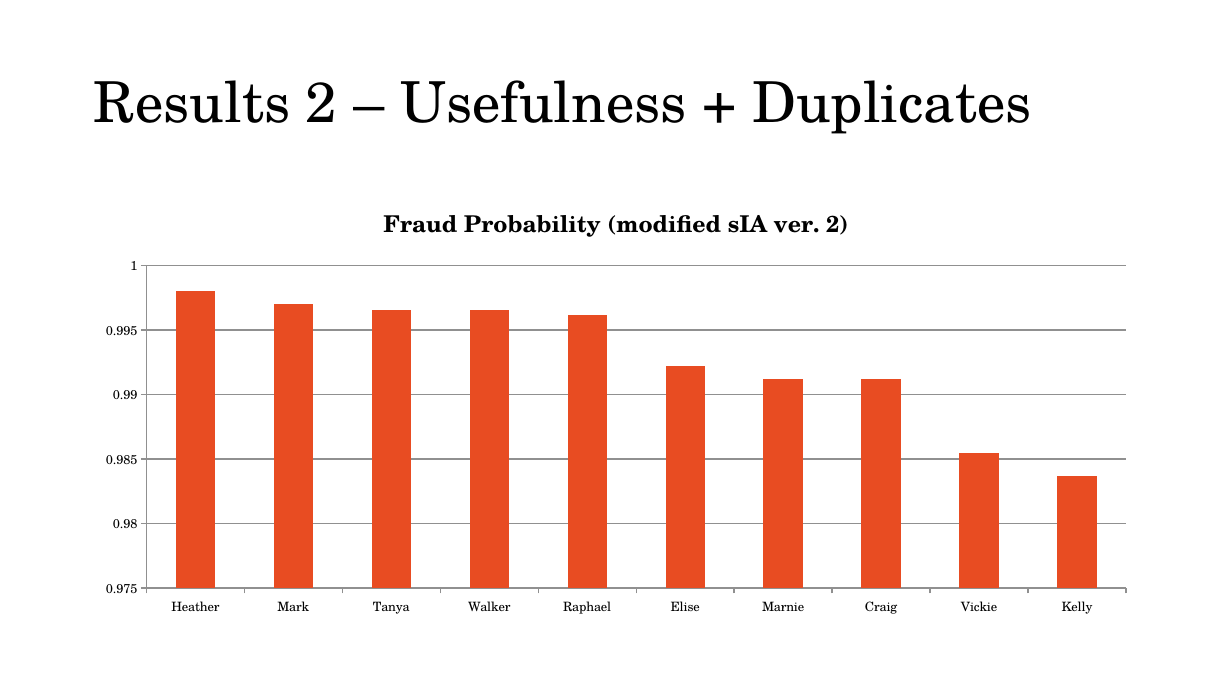
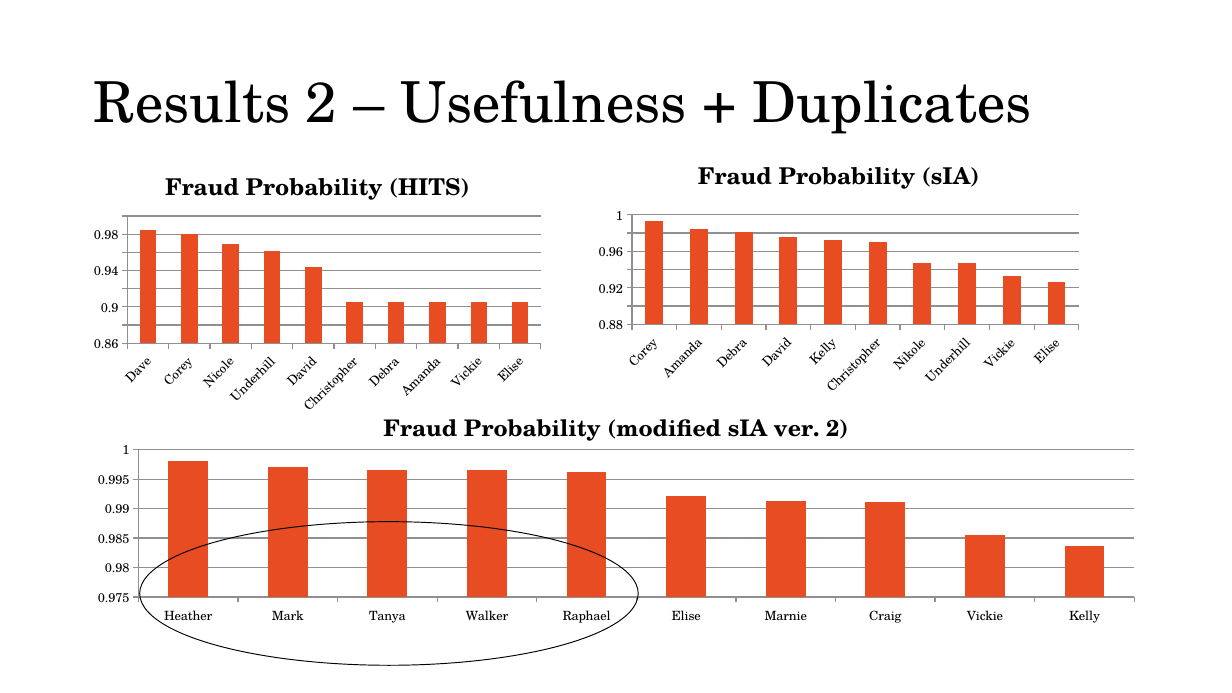
Before and after one commit to rkumar2468/Mining, a slide deck: slide 12 of Documents/Presentation/Course591-Final-Presentation.pptx (slide 14 before the commit). Drawn at 1232x693 pixels with LibreOffice and Linux fonts; fonts in the diff are those of the drawing. Boxes give left, top, right and bottom in pixels: in the first picture for what was removed or moved away, otherwise in the second. Text is boxed around its words. In the diff, an @@ line names an element or a change of style, - is before the commit and + after.

Commit message:
updated the presentation

```diff
--- a/Documents/Presentation/Course591-Final-Presentation.pptx
+++ b/Documents/Presentation/Course591-Final-Presentation.pptx
@@ column chart added at (x1=589, y1=140, x2=1090, y2=401) @@
+title "Fraud Probability (sIA)"
+categories: Corey, Amanda, Debra, David, Kelly, Christopher, Nikole, Underhill, Vickie, Elise
+Fraud Probability (sIA): 0.99, 0.98, 0.98, 0.98, 0.97, 0.97, 0.95, 0.95, 0.93, 0.93
@@ column chart added at (x1=85, y1=151, x2=551, y2=420) @@
+title "Fraud Probability (HITS)"
+categories: Dave, Corey, Nicole, Underhill, David, Christopher, Debra, Amanda, Vickie, Elise
+Fraud Probability (HITS): 0.98, 0.98, 0.97, 0.96, 0.94, 0.91, 0.91, 0.91, 0.91, 0.91
@@ column chart at (x1=85, y1=394, x2=1148, y2=624) @@
@@ plot area changed @@
@@ column chart resized from (x1=85, y1=185, x2=1148, y2=625) to (x1=85, y1=394, x2=1148, y2=624) @@
@@ ellipse added at (x1=140, y1=522, x2=639, y2=665), outline #000000 0.75 pt @@
```
Also in this commit, not shown: 6 other slides changed, 3 slides removed.
